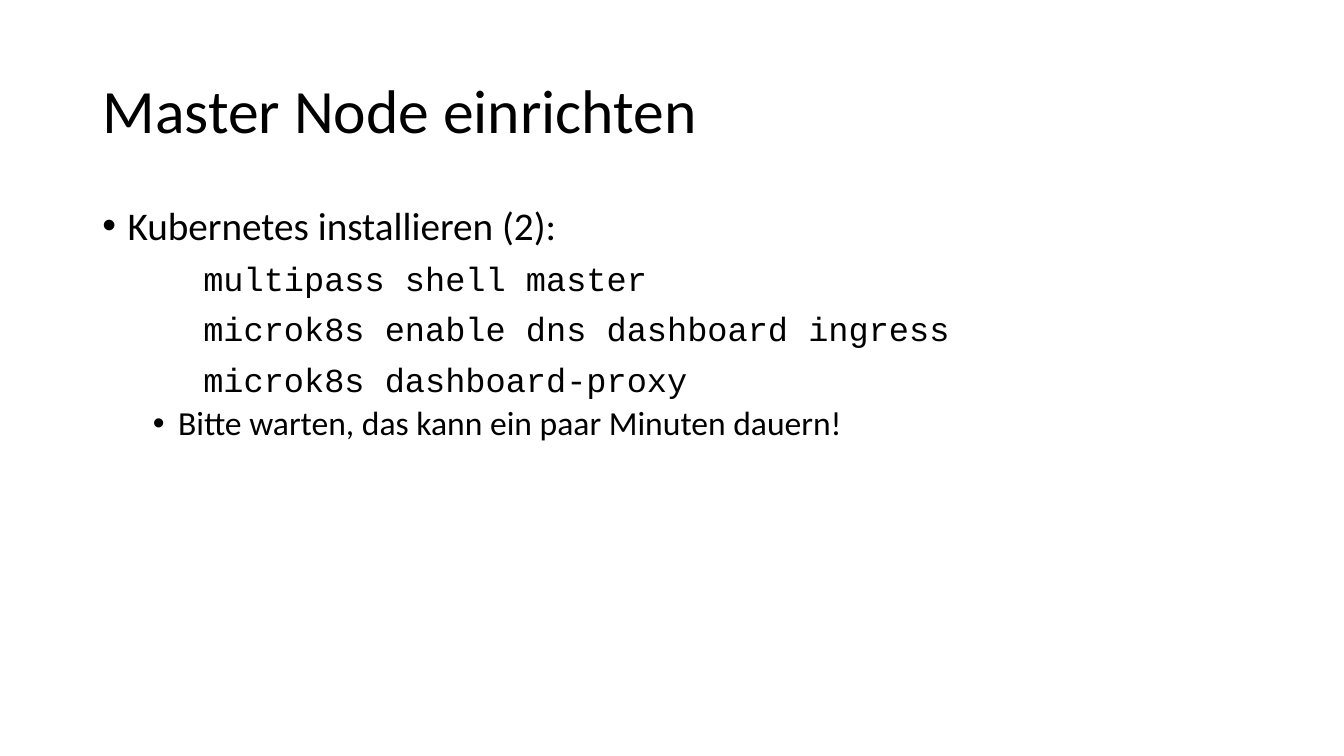
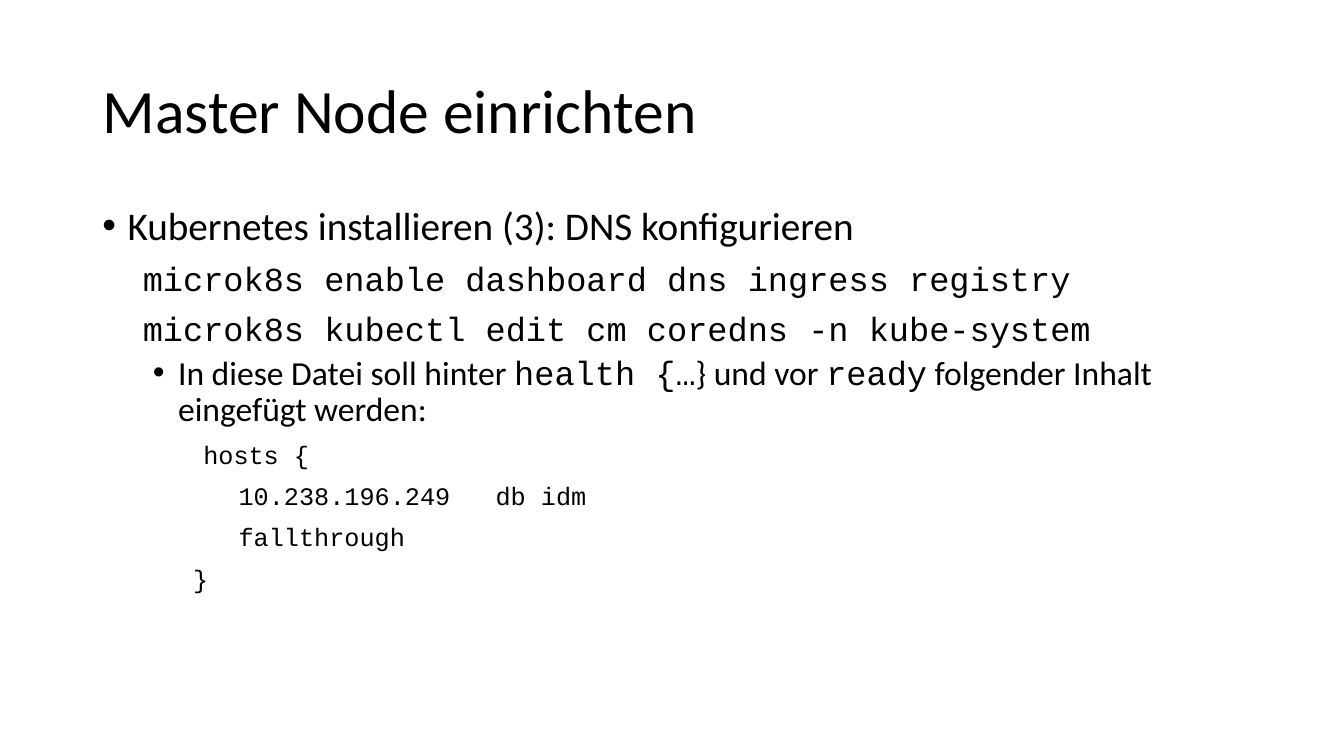
Before and after one commit to igeldo/PR4-SoSe23, a slide deck: slide 14 of sample/kubernetes/Bring your own device - Teil 1.pptx (slide 10 before the commit). Drawn at 1344x756 pixels with LibreOffice and Linux fonts; fonts in the diff are those of the drawing. Boxes give left, top, right and bottom in pixels: in the first picture for what was removed or moved away, otherwise in the second. Text is boxed around its words. In the diff, an @@ line names an element or a change of style, - is before the commit and + after.

```diff
--- a/sample/kubernetes/Bring your own device - Teil 1.pptx
+++ b/sample/kubernetes/Bring your own device - Teil 1.pptx
@@ text at [128,211,1152,506]: text changed @@
-• Kubernetes installieren (2):
-multipass shell master
-microk8s enable dns dashboard ingress
-microk8s dashboard-proxy
-  • Bitte warten, das kann ein paar Minuten dauern!
+• Kubernetes installieren (3): DNS konfigurieren
+microk8s enable dashboard dns ingress registry
+microk8s kubectl edit cm coredns -n kube-system
+  • In diese Datei soll hinter health {…} und vor ready folgender Inhalt eingefügt werden:
+hosts {
+10.238.196.249 db idm
+fallthrough
+}
```
Also in this commit, not shown: 8 other slides changed, 6 slides added, 4 other files.
